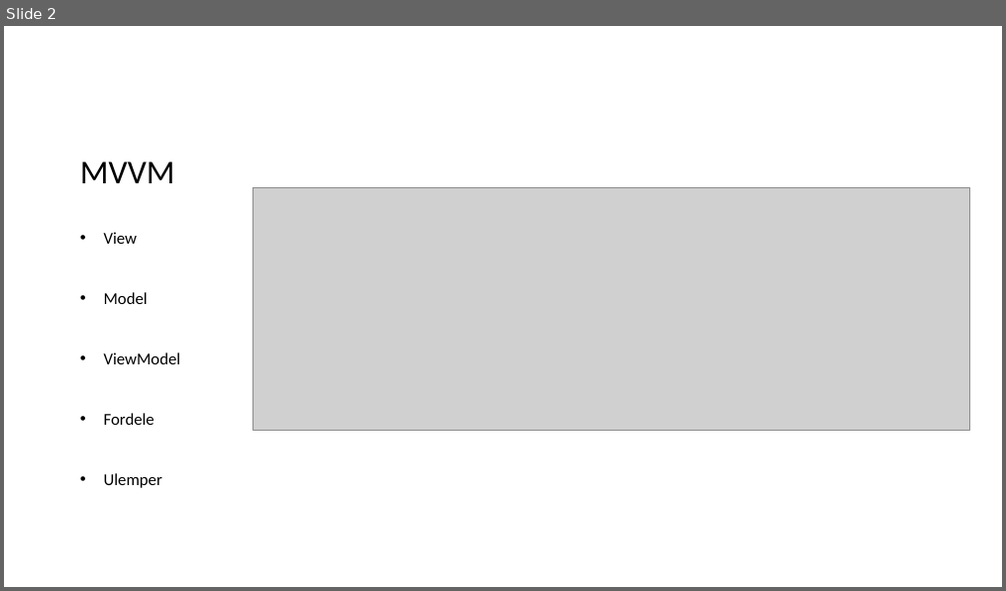
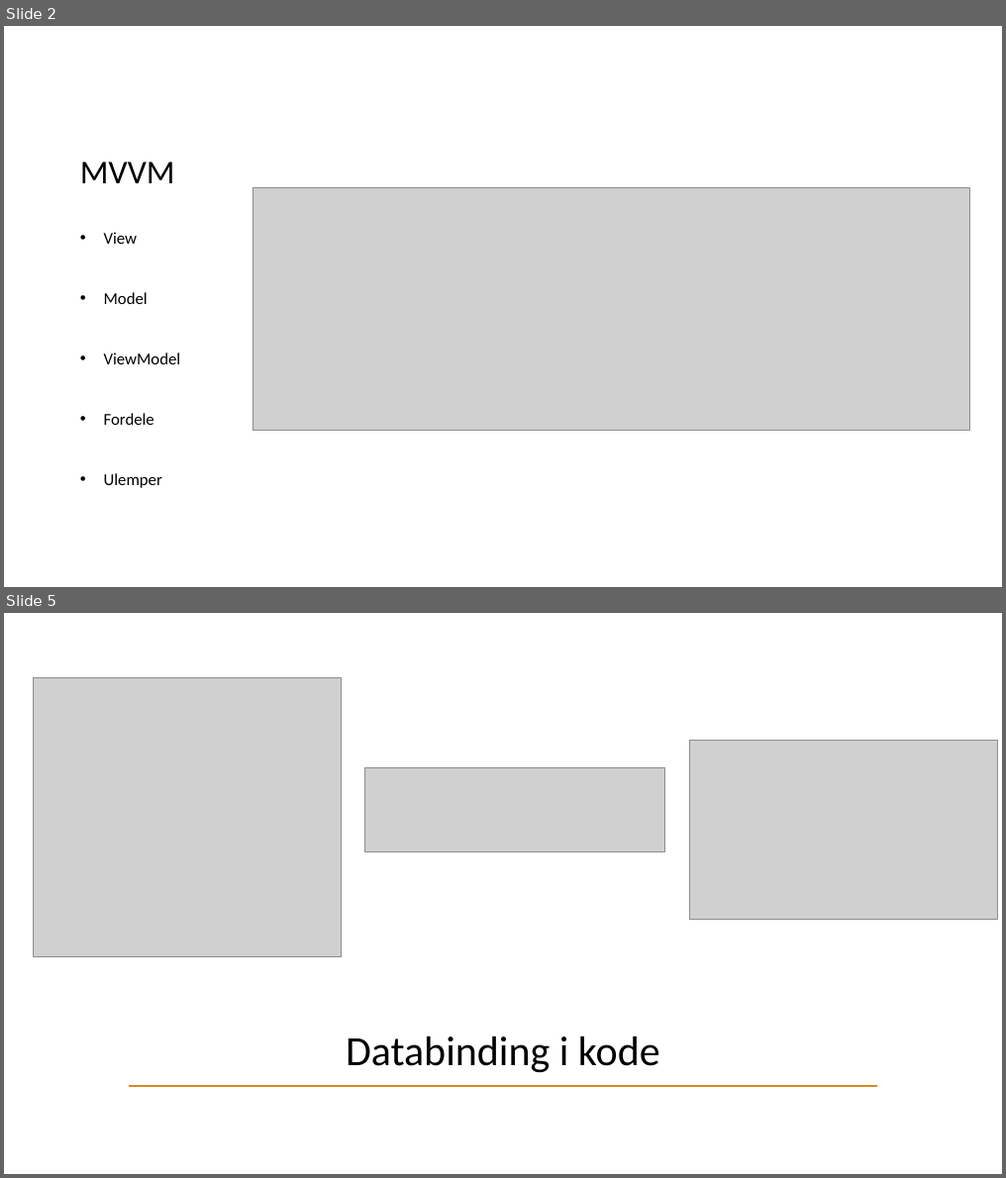
Before and after one commit to SWTGruppe29/DebtBook, a slide deck: Præsentation.pptx. Shown one above the other, each under a label of ours: slide 2 before the commit, slides 2 and 5 after it; the slides between them are not shown. The pictures are 1006x591 and 1006x1178 pixels, drawn with LibreOffice and Linux fonts; fonts in the diff are those of the drawing; grey boxes stand for pictures. Boxes give left, top, right and bottom in pixels: in the first picture for what was removed or moved away, otherwise in the second. Text is boxed around its words. In the diff, an @@ line names an element or a change of style, - is before the commit and + after.

```diff
--- a/Præsentation.pptx
+++ b/Præsentation.pptx
@@ slide 5 added at [4,613,1002,1174], background #FFFFFF @@
@@ picture added at [33,678,341,957] @@
@@ picture added at [689,741,997,920] @@
@@ picture added at [364,768,665,852] @@
@@ title added at [346,1037,660,1073], 40 pt, text #000000 @@
+Databinding i kode
@@ line added from (129, 1086) to (877, 1086), #D68723 1.5 pt @@
```
Also in this commit, not shown: 1 slide changed, 2 other slides added, 3 other files.
